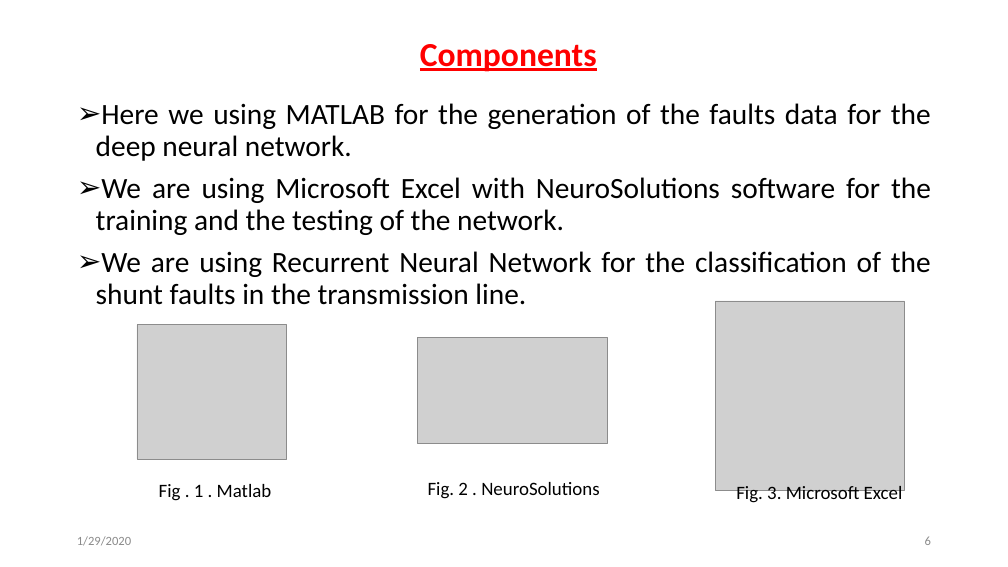
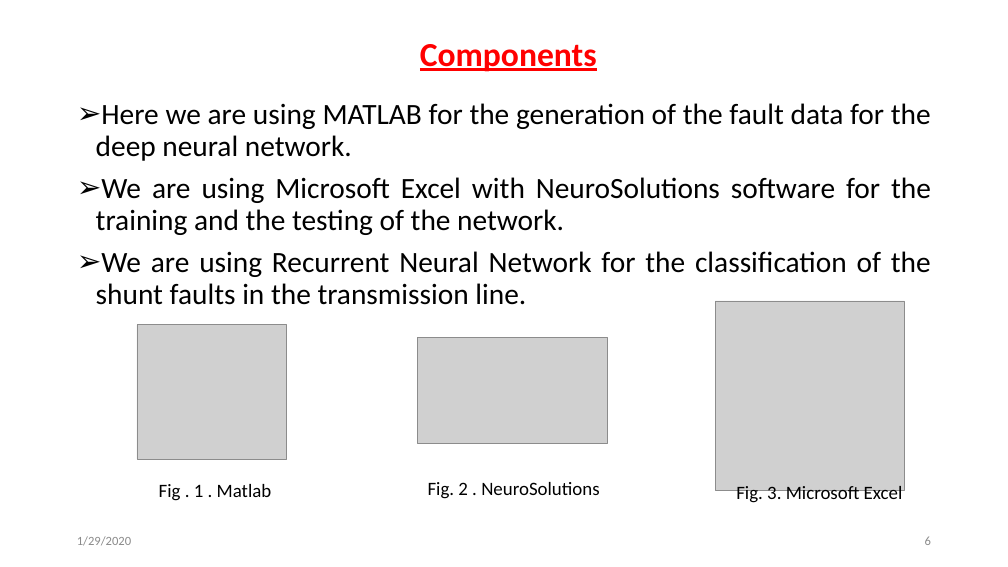
Before and after one commit to svec-final-year-project-eee/Project, a slide deck: slide 6 of Reviews/second review/Second Oral Presentation.pptx. Drawn at 1008x567 pixels with LibreOffice and Linux fonts; fonts in the diff are those of the drawing; grey boxes stand for pictures. Boxes give left, top, right and bottom in pixels: in the first picture for what was removed or moved away, otherwise in the second. Text is boxed around its words. In the diff, an @@ line names an element or a change of style, - is before the commit and + after.

```diff
--- a/Reviews/second review/Second Oral Presentation.pptx
+++ b/Reviews/second review/Second Oral Presentation.pptx
@@ text at <box>96,103,931,161</box>: text changed @@
-➢ Here we using MATLAB for the generation of the faults data for the deep neural network.
+➢ Here we are using MATLAB for the generation of the fault data for the deep neural network.
```
Also in this commit, not shown: 6 other slides changed.
